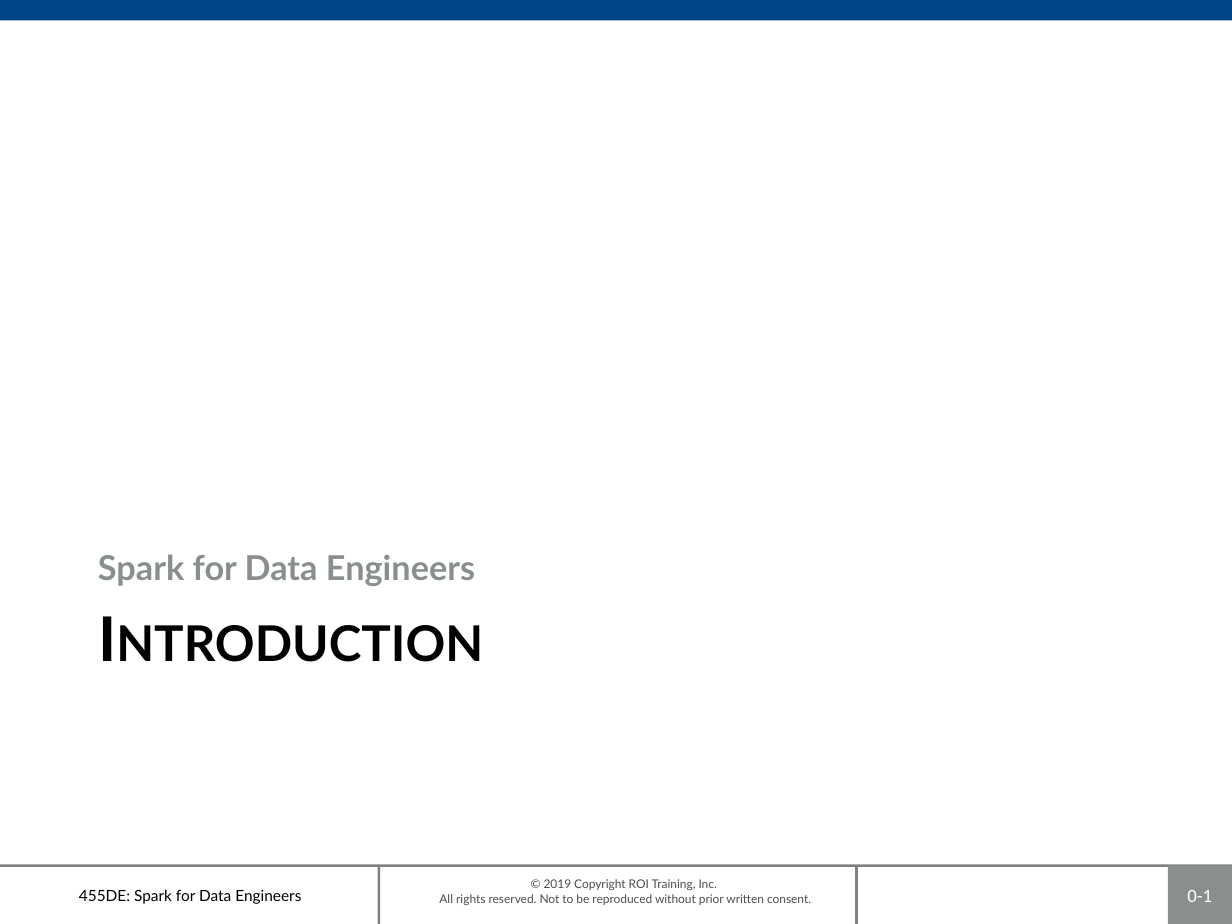
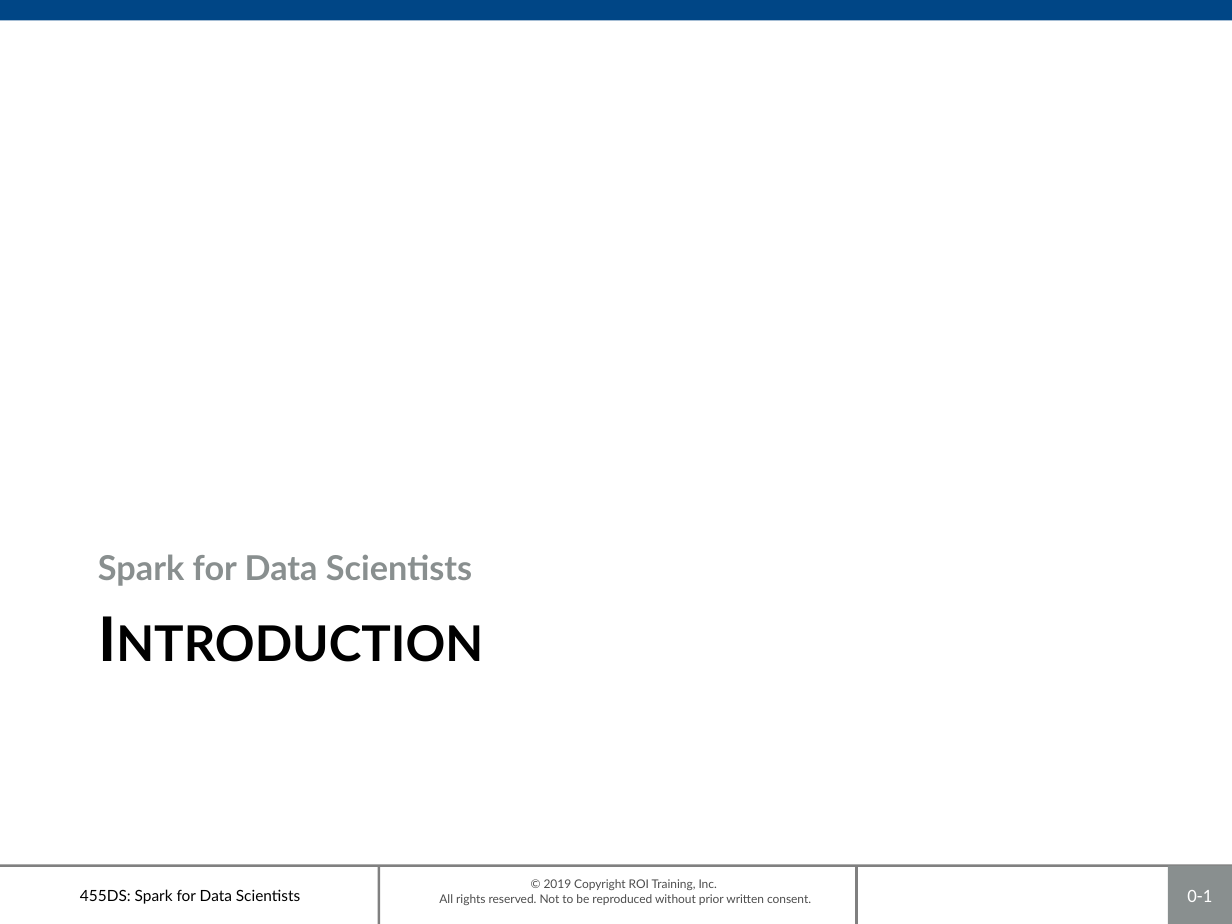
Before and after one commit to roitraining/SparkforDataScientists, a slide deck: slide 1 of 455DS-Ch00_Introduction.pptx. Drawn at 1232x924 pixels with LibreOffice and Linux fonts; fonts in the diff are those of the drawing; background and template pictures are left out. Boxes give left, top, right and bottom in pixels: in the first picture for what was removed or moved away, otherwise in the second. Text is boxed around its words. In the diff, an @@ line names an element or a change of style, - is before the commit and + after.

```diff
--- a/455DS-Ch00_Introduction.pptx
+++ b/455DS-Ch00_Introduction.pptx
@@ text at (98,554,472,586): text changed @@
-Spark for Data Engineers
+Spark for Data Scientists
@@ text at (80,889,300,904): text changed @@
-455DE: Spark for Data Engineers
+455DS: Spark for Data Scientists
```
Also in this commit, not shown: 7 other slides changed, 10 other files.
